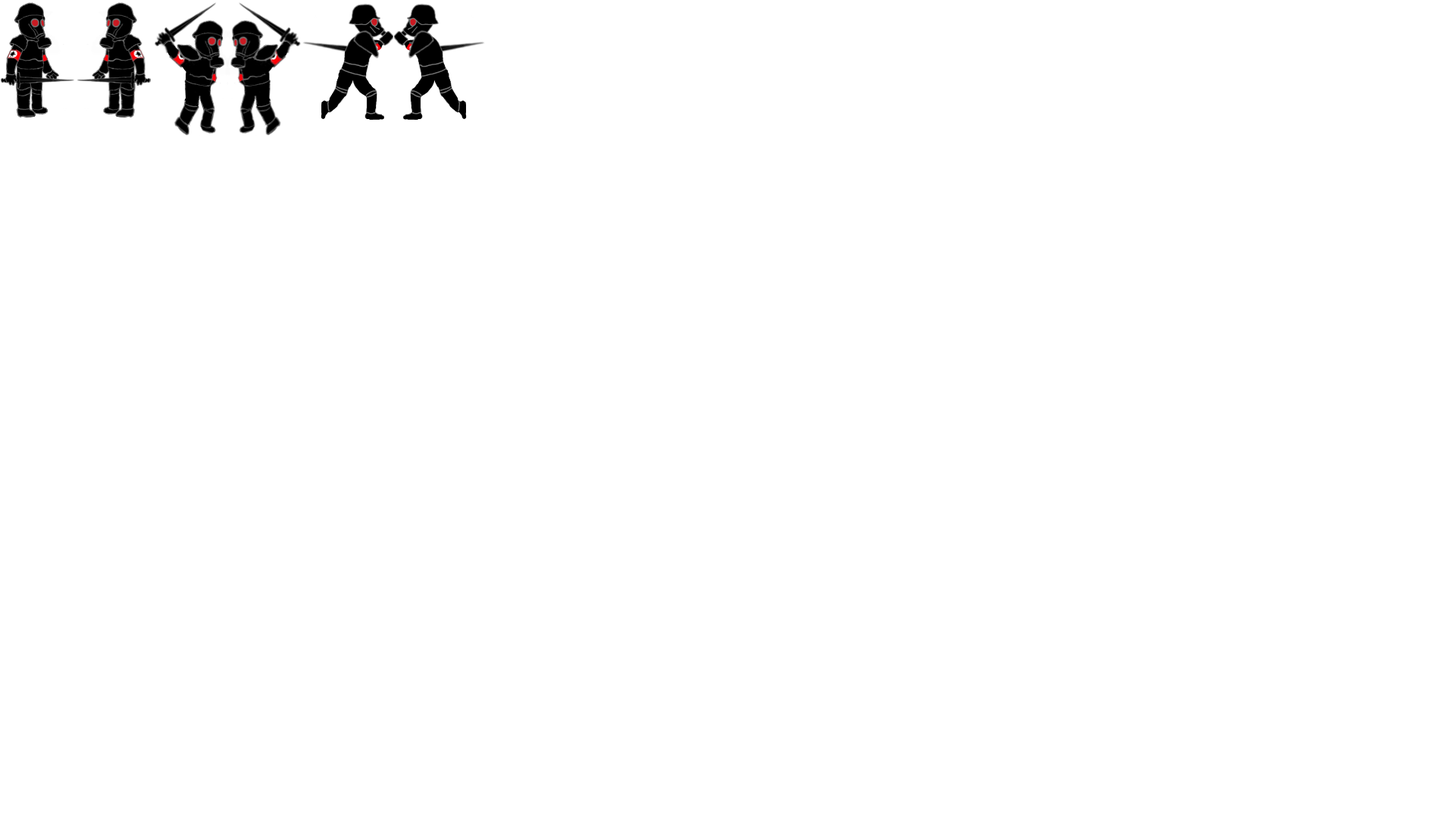
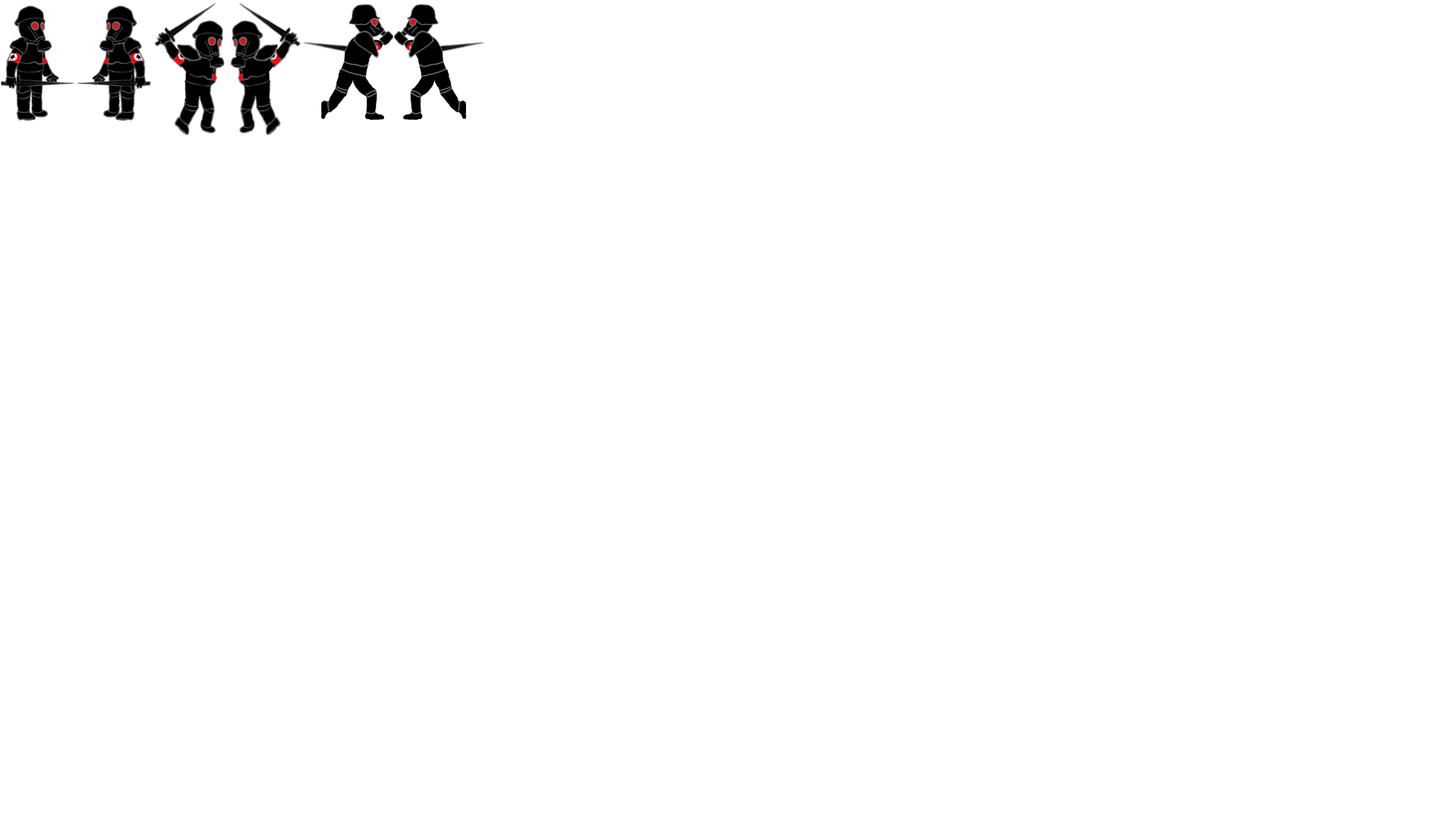
The second (1455, 819) image is a revision of the first. Changes to its layers:
painted on "Удар" (2nd of 2) over bbox(15, 97, 136, 122)
painted on "Обычный слой 1 (вставлено) Сведено" over bbox(145, 75, 151, 87)
painted on "Видимый" (5th of 5) over bbox(48, 2, 151, 122)
painted on "Рука" (2nd of 2, in "Враг" › "Меч") over bbox(0, 48, 49, 122)
painted on "Границы меча" over bbox(0, 48, 98, 122)
painted on "Меч" (2nd of 2, in "Враг" › "Меч") over bbox(0, 2, 98, 122)
painted on "Границы" over bbox(0, 2, 98, 122)
painted on "Косая свастика" over bbox(0, 48, 49, 122)
painted on "Повязка" over bbox(0, 2, 49, 122)
painted on "Глаза" over bbox(0, 2, 98, 122)
painted on "Обычный слой" over bbox(0, 2, 98, 122)
